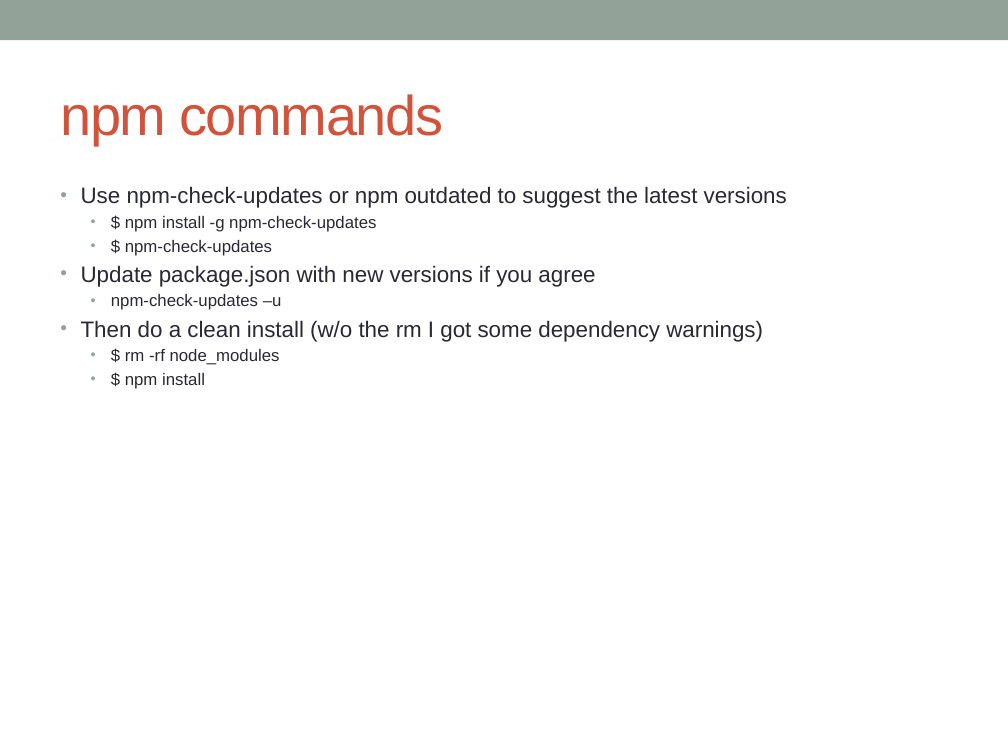
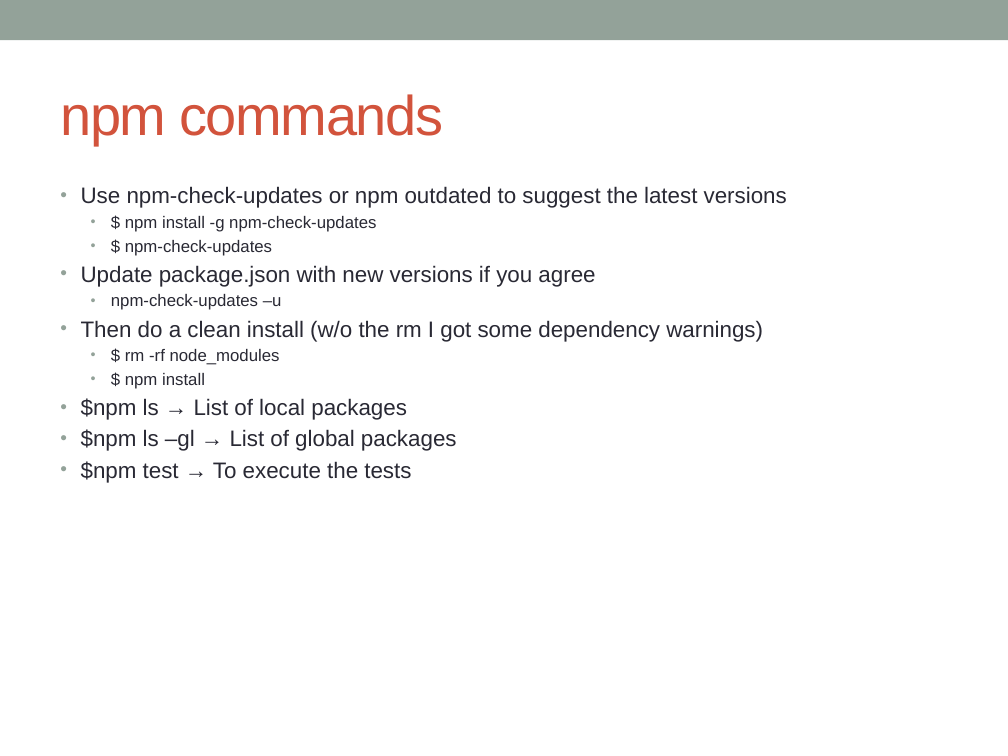
Before and after one commit to notionquest/ProjectDocumentation, a slide deck: slide 21 of NodeJS.pptx. Drawn at 1008x756 pixels with LibreOffice and Linux fonts; fonts in the diff are those of the drawing. Boxes give left, top, right and bottom in pixels: in the first picture for what was removed or moved away, otherwise in the second. Text is boxed around its words. In the diff, an @@ line names an element or a change of style, - is before the commit and + after.

```diff
--- a/NodeJS.pptx
+++ b/NodeJS.pptx
@@ text at bbox=[81, 398, 457, 483]: paragraphs added @@
+• $npm ls → List of local packages
+• $npm ls –gl → List of global packages
+• $npm test → To execute the tests
```
Also in this commit, not shown: 2 other slides changed, 1 slide added, 1 other file.
